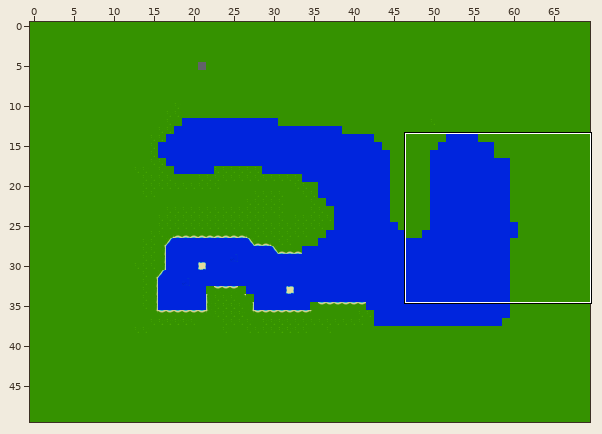
One commit to this Tiled map: core/assetsNew/tiles/map.tmx. The first picture is a wide view before the edit; the outline marks the close-up.
Close-up. Before the commit:
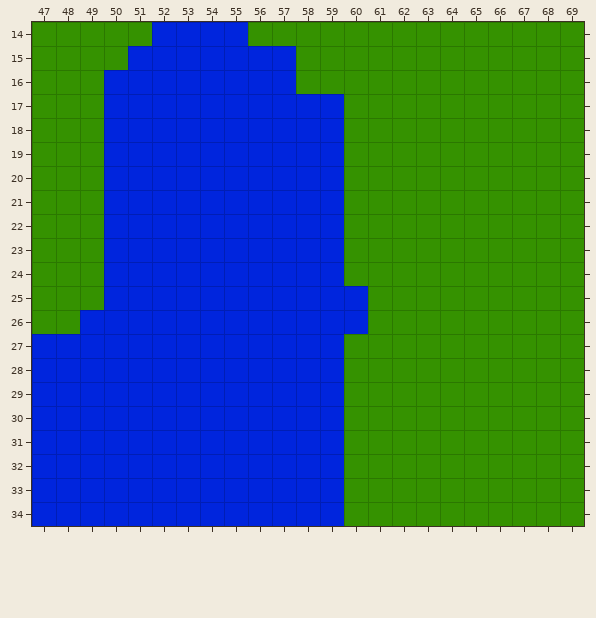
Cells are 128x128 px. Shown: x 47..69, y 14..34. The commit also changed other parts of the map, which this record leaves out. Tiles whose own drawing changed are shown in their newer look in all pictures.
After the commit:
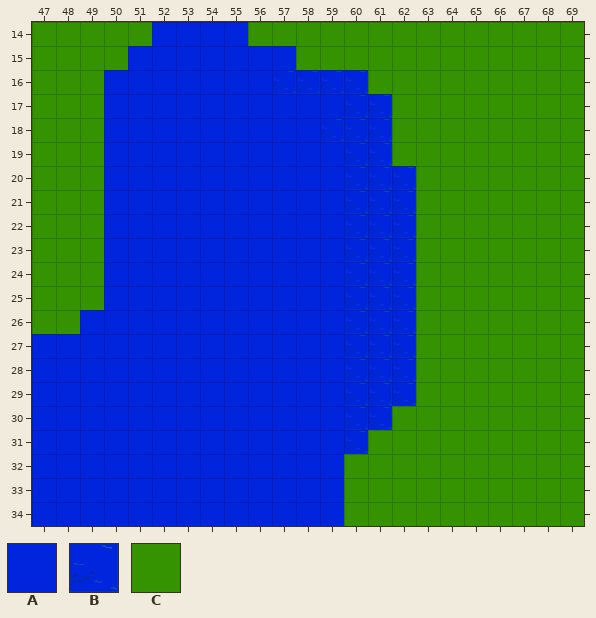
Key: from "mapTileset": A 7, B 8, C 15.
_ is an empty cell.
Difference:
Layer "Terrain":
Tile B replaces tile A in row 16 at x 57; in row 18 at x 59; in rows 25 to 26 at x 60.
Tile B replaces tile C in row 16 at x 58 to 60; in rows 17 to 19 at x 60 to 61; in rows 20 to 24 at x 60 to 62; in rows 25 to 26 at x 61 to 62; in rows 27 to 29 at x 60 to 62; in row 30 at x 60 to 61.
Tile B replaces tile C in row 31 at x 60.
Where, in picture pixels (left, top, right, bottom), the same in both close-ups:
changed: (272, 70, 416, 454)
